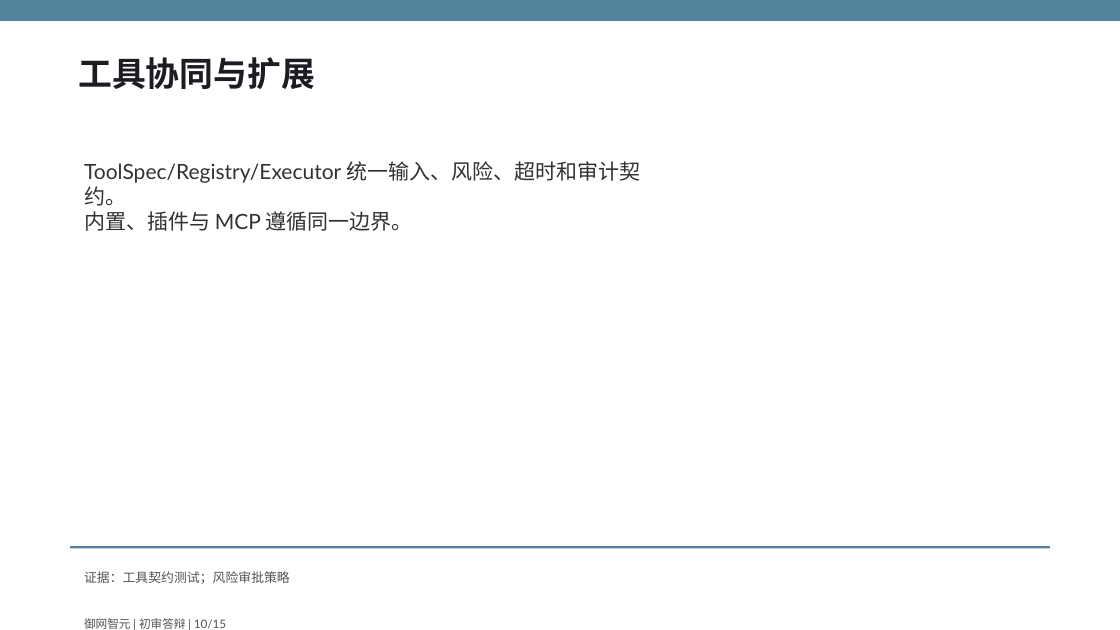
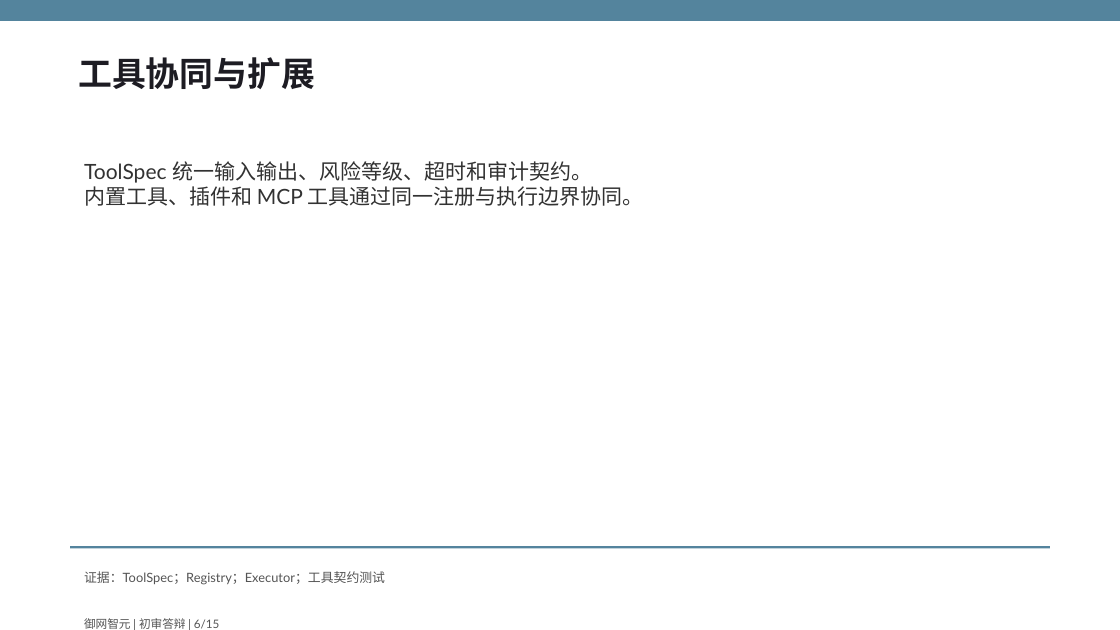
Before and after one commit to fuyao0612/gdaib-ctf-agent, a slide deck: slide 6 of output/submission/御网智元-初审答辩.pptx (slide 10 before the commit). Drawn at 1120x630 pixels with LibreOffice and Linux fonts; fonts in the diff are those of the drawing. Boxes give left, top, right and bottom in pixels: in the first picture for what was removed or moved away, otherwise in the second. Text is boxed around its words. In the diff, an @@ line names an element or a change of style, - is before the commit and + after.

```diff
--- a/output/submission/御网智元-初审答辩.pptx
+++ b/output/submission/御网智元-初审答辩.pptx
@@ text at [84, 161, 644, 206]: text changed @@
-ToolSpec/Registry/Executor 统一输入、风险、超时和审计契约。
-内置、插件与 MCP 遵循同一边界。
+ToolSpec 统一输入输出、风险等级、超时和审计契约。
+内置工具、插件和 MCP 工具通过同一注册与执行边界协同。
@@ text at [84, 571, 385, 585]: text changed @@
-证据：工具契约测试；风险审批策略
+证据：ToolSpec；Registry；Executor；工具契约测试
@@ text at [84, 618, 220, 629]: text changed @@
-御网智元 | 初审答辩 | 10/15
+御网智元 | 初审答辩 | 6/15
```
Also in this commit, not shown: 14 other slides changed, 48 other files.
